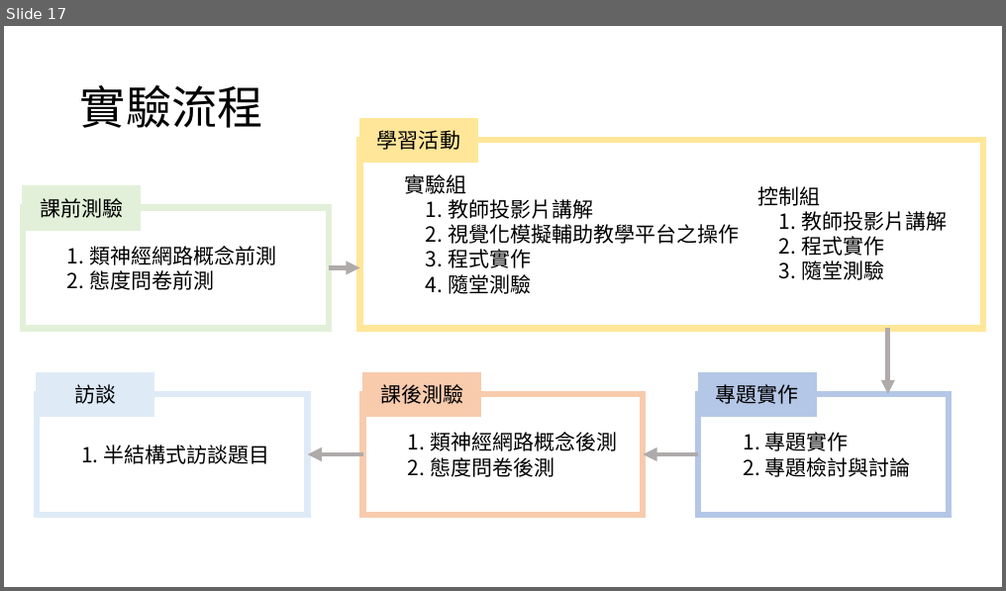
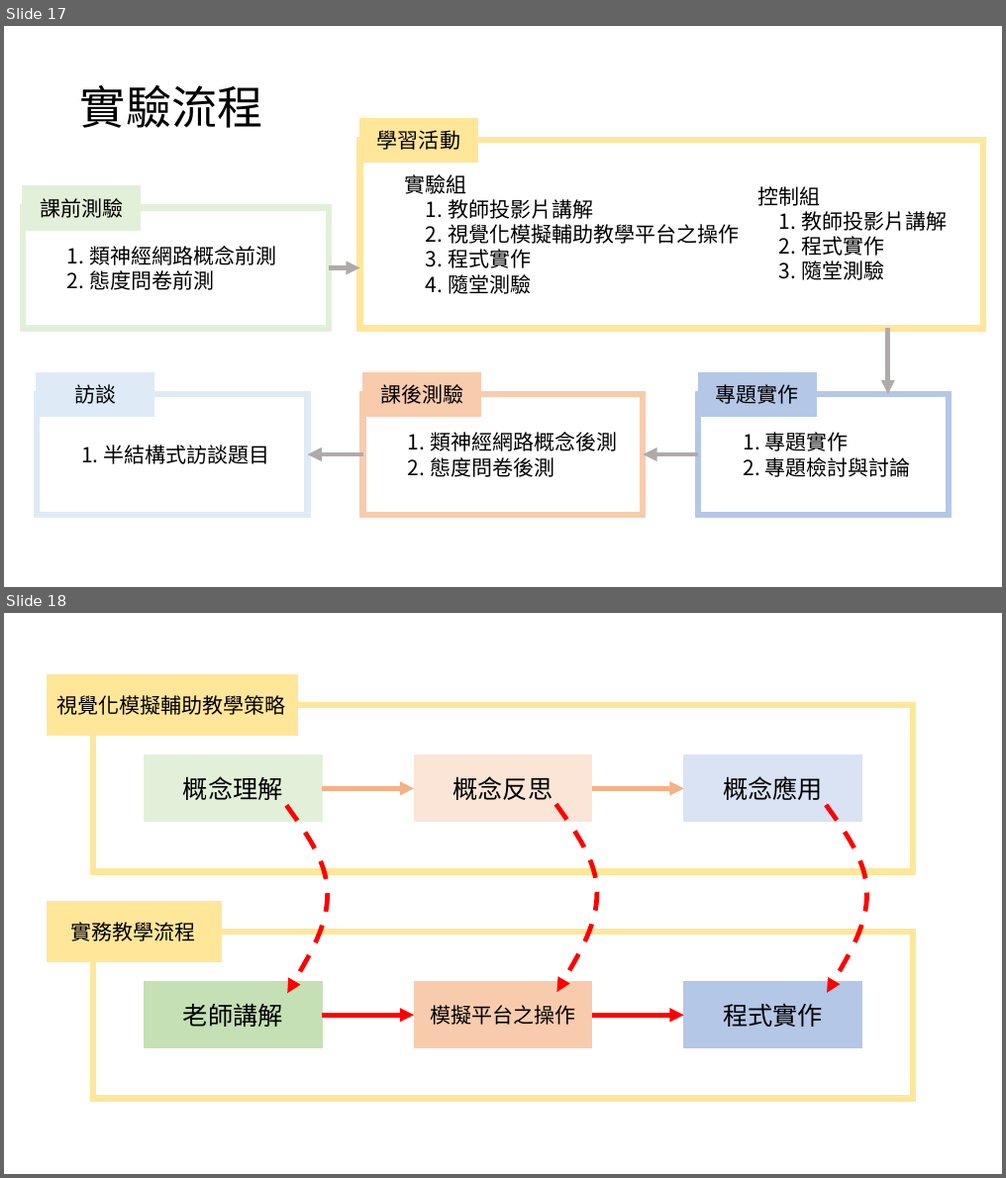
Before and after one commit to Henry-the-junior/nn_teaching, a slide deck: 模擬平台網頁_v2/教材簡報/課堂流程與研究目的_v2.pptx. Shown one above the other, each under a label of ours: slide 17 before the commit, slides 17 and 18 after it. The pictures are 1006x591 and 1006x1178 pixels, drawn with LibreOffice and Linux fonts; fonts in the diff are those of the drawing. Boxes give left, top, right and bottom in pixels: in the first picture for what was removed or moved away, otherwise in the second. Text is boxed around its words. In the diff, an @@ line names an element or a change of style, - is before the commit and + after.

```diff
--- a/模擬平台網頁_v2/教材簡報/課堂流程與研究目的_v2.pptx
+++ b/模擬平台網頁_v2/教材簡報/課堂流程與研究目的_v2.pptx
@@ slide 18 added at (x1=4, y1=613, x2=1002, y2=1174), background #FFFFFF @@
@@ rectangle added at (x1=48, y1=675, x2=298, y2=735), fill #FFE699, outline #FFE699 1 pt @@
@@ text added at (x1=56, y1=695, x2=285, y2=715), 20 pt, text #000000 @@
+視覺化模擬輔助教學策略
@@ rectangle added at (x1=93, y1=705, x2=913, y2=872), outline #FFE699 6 pt @@
@@ group added at (x1=144, y1=756, x2=862, y2=822): 3 rectangles, 2 arrows @@
+概念理解
+概念反思
+概念應用
@@ freeform shape added at (x1=286, y1=805, x2=328, y2=993), outline #FF0000 4.5 pt dashed @@
@@ freeform shape added at (x1=555, y1=805, x2=597, y2=992), outline #FF0000 4.5 pt dashed @@
@@ freeform shape added at (x1=826, y1=805, x2=867, y2=993), outline #FF0000 4.5 pt dashed @@
@@ rectangle added at (x1=48, y1=902, x2=221, y2=961), fill #FFE699, outline #FFE699 1 pt @@
@@ text added at (x1=71, y1=922, x2=196, y2=942), 20 pt, text #000000 @@
+實務教學流程
@@ rectangle added at (x1=93, y1=932, x2=913, y2=1099), outline #FFE699 6 pt @@
@@ group added at (x1=144, y1=982, x2=862, y2=1049): 3 rectangles, 2 arrows @@
+老師講解
+模擬平台之操作
+程式實作
```
Also in this commit, not shown: 6 other files.
